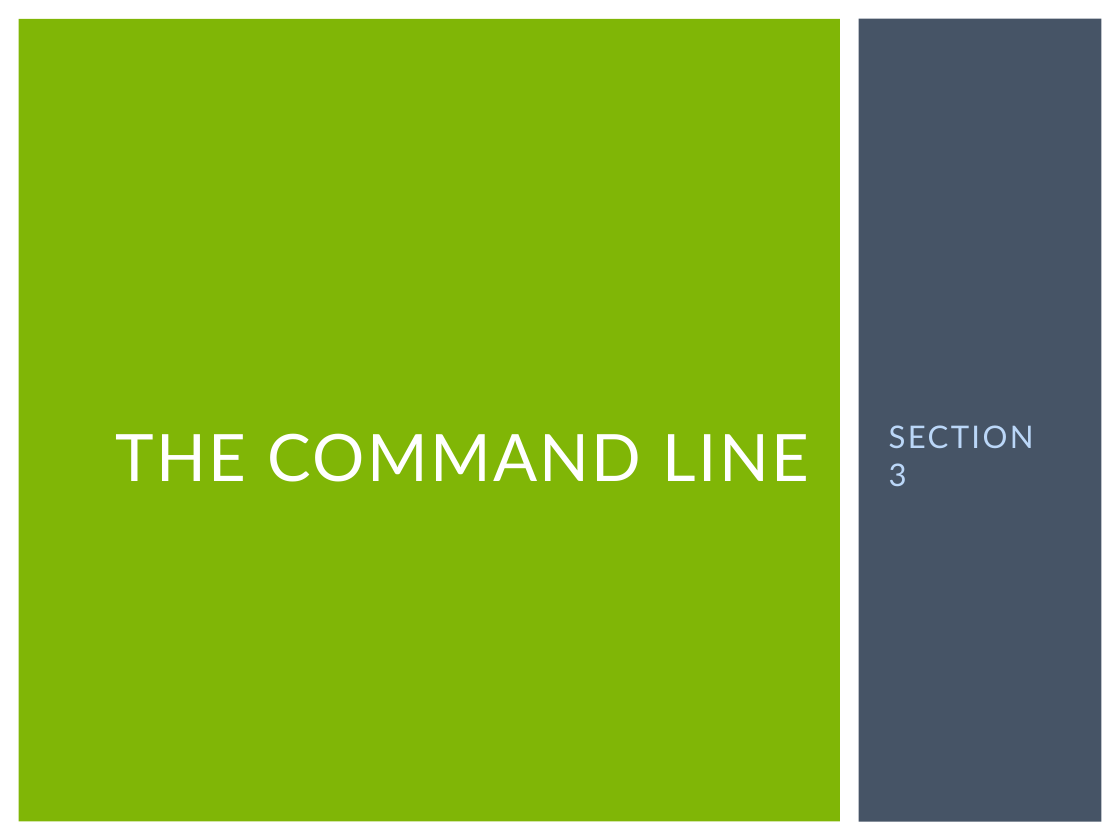
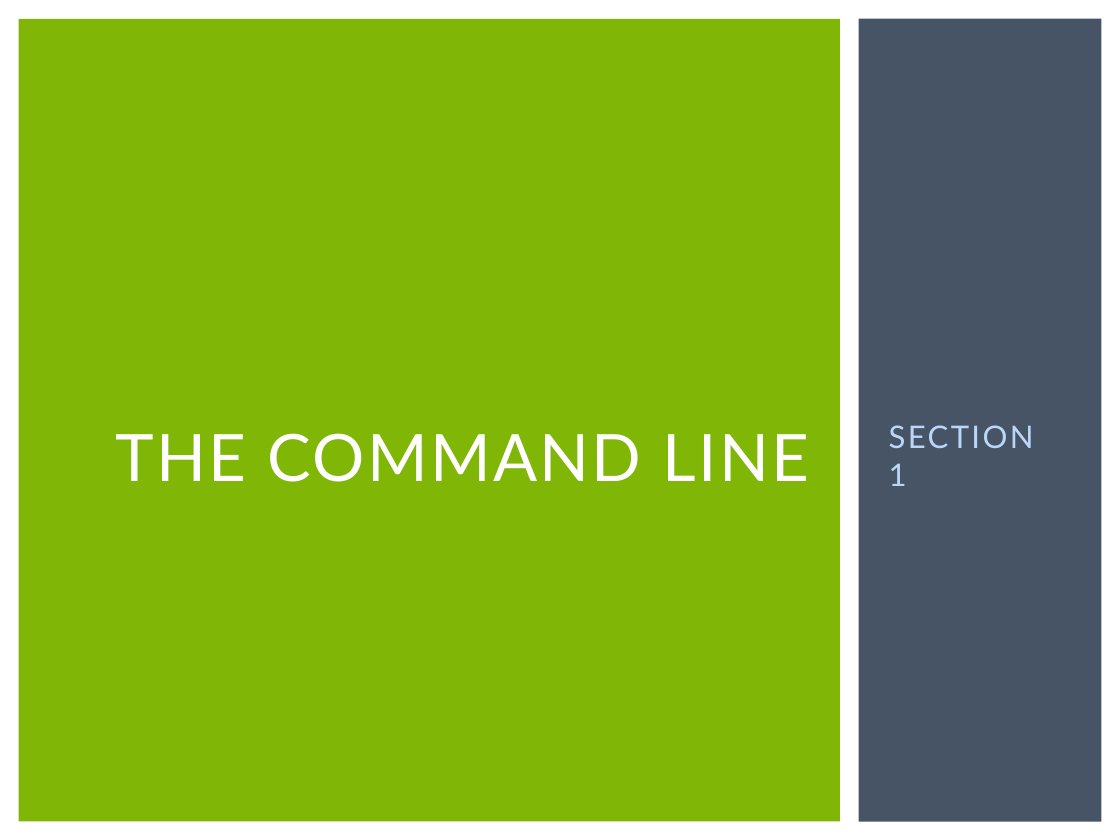
Before and after one commit to msettles/Workshop_RNAseq, a slide deck: slide 5 of powerpoints/RNA-seq-Piracicaba2015.pptx. Drawn at 1120x840 pixels with LibreOffice and Linux fonts; fonts in the diff are those of the drawing. Boxes give left, top, right and bottom in pixels: in the first picture for what was removed or moved away, otherwise in the second. Text is boxed around its words. In the diff, an @@ line names an element or a change of style, - is before the commit and + after.

```diff
--- a/powerpoints/RNA-seq-Piracicaba2015.pptx
+++ b/powerpoints/RNA-seq-Piracicaba2015.pptx
@@ text at [889,425,1034,486]: text changed @@
-SECTION 3
+SECTION 1
```
Also in this commit, not shown: 6 other slides changed, 22 slides added, 8 other files.
